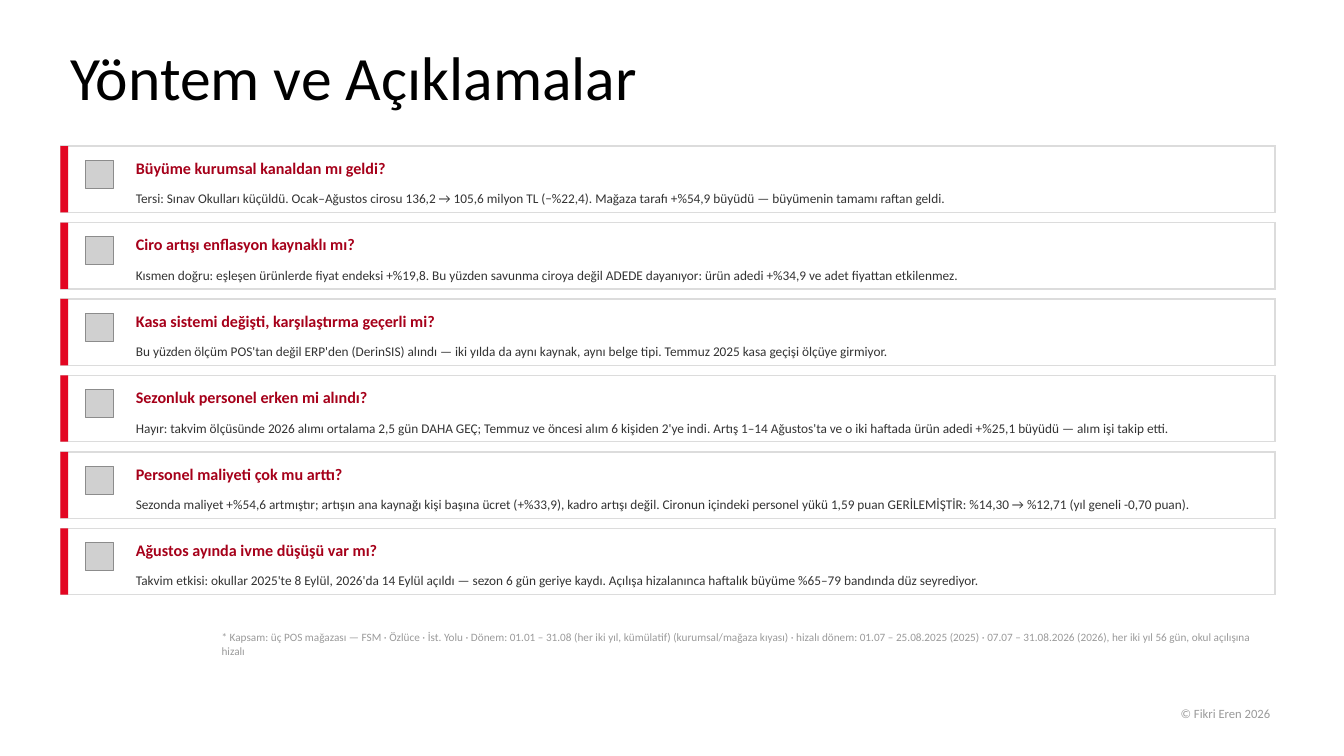
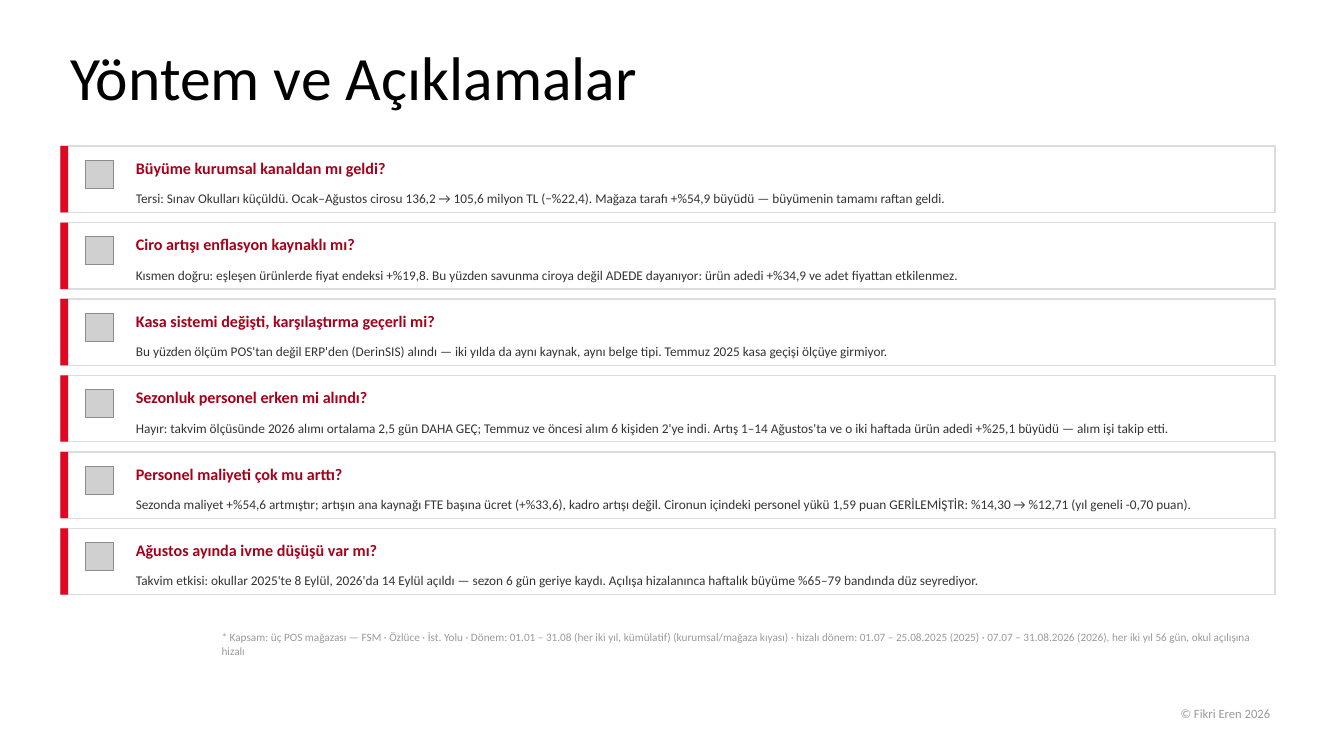
Before and after one commit to fikrierenn/pusula, a slide deck: slide 18 of briefings/sezon-kadro-20260902/sunum-kadro-sezon2026.pptx. Drawn at 1344x756 pixels with LibreOffice and Linux fonts; fonts in the diff are those of the drawing; grey boxes stand for pictures; background and template pictures are left out. Boxes give left, top, right and bottom in pixels: in the first picture for what was removed or moved away, otherwise in the second. Text is boxed around its words. In the diff, an @@ line names an element or a change of style, - is before the commit and + after.

```diff
--- a/briefings/sezon-kadro-20260902/sunum-kadro-sezon2026.pptx
+++ b/briefings/sezon-kadro-20260902/sunum-kadro-sezon2026.pptx
@@ text at (136, 498, 1191, 512): text changed @@
-Sezonda maliyet +%54,6 artmıştır; artışın ana kaynağı kişi başına ücret (+%33,9), kadro artışı değil. Cironun içindeki personel yükü 1,59 puan GERİLEMİŞTİR: %14,30 → %12,71 (yıl geneli -0,70 puan).
+Sezonda maliyet +%54,6 artmıştır; artışın ana kaynağı FTE başına ücret (+%33,6), kadro artışı değil. Cironun içindeki personel yükü 1,59 puan GERİLEMİŞTİR: %14,30 → %12,71 (yıl geneli -0,70 puan).
```
Also in this commit, not shown: 3 other slides changed, 10 other files.
